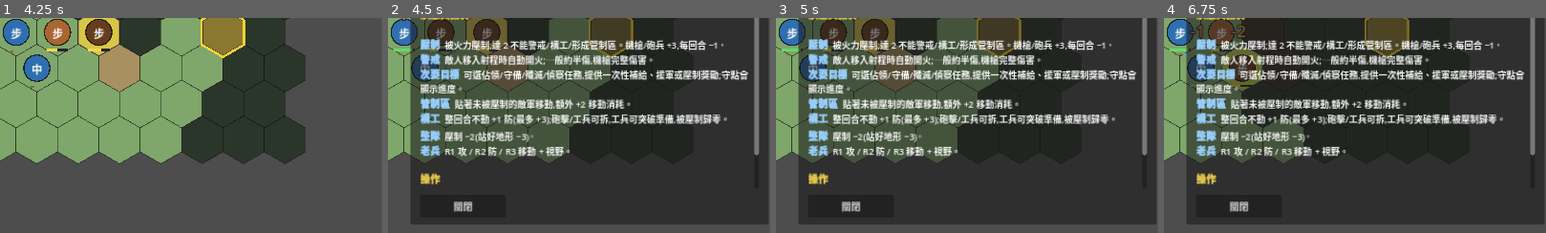
Above: before the commit, frames 1-4 (left to right).
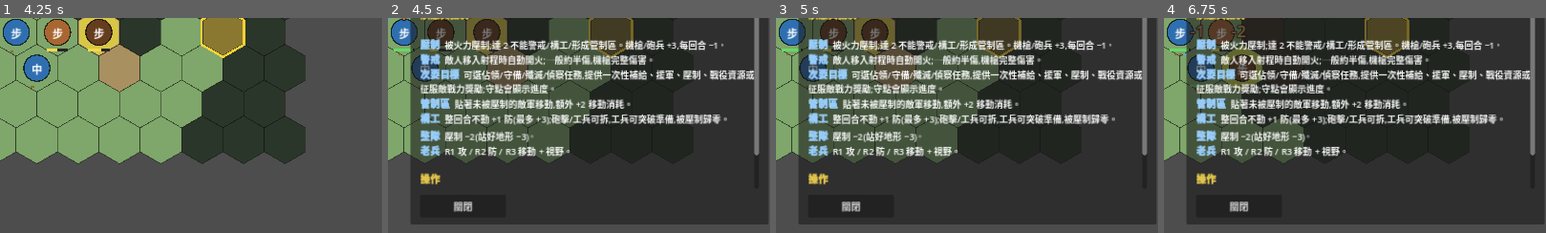
Above: after the commit, the same moments.

Repository: Fischer-Zhang/WorldWarII
Game: Godot game, scene res://scenes/main_menu.tscn
Two runs of this game, one before a commit and one after it. Both use one fixed random seed, a clock stepped at 60 frames per second and the inputs below.
Inputs:
- Up to frame 1 (4.25 s): click "戰役" at 0.5 s; click "教學戰役 0 (0/6) 從基礎操作到進階機制的短關卡序列…" at 1.25 s; click "開始選定作戰" at 2 s; click "開始戰鬥" at 2.75 s; click "結束 教學部隊 回合 (T1)" at 3.5 s
- Up to frame 2 (4.5 s): click "圖例 (H)" at 4.25 s
- Up to frame 3 (5 s): no input
- Up to frame 4 (6.75 s): click "關閉" at 5 s; click "結束 教學部隊 回合 (T2)" at 5.75 s; click "圖例 (H)" at 6.5 s
The pictures show only the part of the screen within x 24-74%, y 42-92%; the shares and areas given below are measured in that part.

Frame 1 is identical in both runs. In frame 2, 1.7% of the frame differs, in the area x 8-96%, y 24-36%; in frame 3, 1.7%; in frame 4, 1.7%.

Commit message:
Teach standoff and strategic objectives

Diff:
--- a/data/help.json
+++ b/data/help.json
@@ -26,7 +26,7 @@
     },
     {
       "term": "次要目標 (Secondary Objective)",
-      "body": "部分戰場會有不影響勝敗的次要目標。常見任務包含佔領指定格、守住指定格數回合、摧毀標記單位,或偵察指定格;完成後會取得一次性獎勵,例如經驗值、補給、援軍提前或壓制周邊敵軍。地圖與底部狀態列會顯示任務類型、未完成目標與守點進度。"
+      "body": "部分戰場會有不影響勝敗的次要目標。常見任務包含佔領指定格、守住指定格數回合、摧毀標記單位,或偵察指定格;完成後會取得一次性獎勵,例如經驗值、補給、援軍提前或壓制周邊敵軍。戰役/征服關卡的部分次要目標還會附帶戰略效果,例如戰役資源 +1 或敵戰力 -1;獎勵文字會和任務一起顯示。地圖與底部狀態列會顯示任務類型、未完成目標與守點進度。"
     },
     {
       "term": "管制區 (Zone of Control)",
@@ -46,7 +46,7 @@
     },
     {
       "term": "反裝甲 / 裝甲",
-      "body": "攻擊「裝甲 > 0」的目標(戰車)時,攻擊方改以 vs_armor 計算火力加成——反戰車砲(vs_armor 6)專剋戰車,步兵正面打戰車則很吃力。驅逐戰車射程 2,在 2 格外打裝甲會再加反裝甲,但貼身就只剩一般反裝甲。先用對的兵種處理裝甲,別讓戰車正面對轟。"
+      "body": "攻擊「裝甲 > 0」的目標(戰車)時,攻擊方改以 vs_armor 計算火力加成——反戰車砲(vs_armor 6)專剋戰車,步兵正面打戰車則很吃力。驅逐戰車射程 2,在 2 格外打裝甲會觸發伏擊反裝甲加成,但貼身就只剩一般反裝甲。先用對的兵種處理裝甲,別讓戰車正面對轟。"
     },
     {
       "term": "迷霧與視線",
@@ -91,7 +91,7 @@
     "status_short": [
       { "term": "壓制", "body": "被火力壓制;達 2 不能警戒/構工/形成管制區。機槍/砲兵 +3,每回合 −1。" },
       { "term": "警戒", "body": "敵人移入射程時自動開火;一般約半傷,機槍完整傷害。" },
-      { "term": "次要目標", "body": "可選佔領/守備/殲滅/偵察任務,提供一次性補給、援軍或壓制獎勵;守點會顯示進度。" },
+      { "term": "次要目標", "body": "可選佔領/守備/殲滅/偵察任務,提供一次性補給、援軍、壓制、戰役資源或征服敵戰力獎勵;守點會顯示進度。" },
       { "term": "管制區", "body": "貼著未被壓制的敵軍移動,額外 +2 移動消耗。" },
       { "term": "構工", "body": "整回合不動 +1 防(最多 +3);砲擊/工兵可拆,工兵可突破準備,被壓制歸零。" },
       { "term": "整隊", "body": "壓制 −2(站好地形 −3)。" },
--- a/data/scenarios/tut_04_armor_at_veteran_general.json
+++ b/data/scenarios/tut_04_armor_at_veteran_general.json
@@ -1,7 +1,7 @@
 {
   "id": "tut_04_armor_at_veteran_general",
   "title": "教學 04: 裝甲、反戰車、老兵與將領技能",
-  "briefing": "裝甲教學:戰車正面硬碰硬風險高,反戰車砲和驅逐戰車能有效處理裝甲。老兵與將領會改變單位數值,主動技能能在關鍵回合創造突破。\n\n任務:用反戰車砲攔住敵方中戰車,再讓帶將領的老兵中戰車發動技能完成反擊。\n\n測試機制:裝甲、反裝甲、老兵、將領技能。",
+  "briefing": "裝甲教學:戰車正面硬碰硬風險高,反戰車砲和驅逐戰車能有效處理裝甲。驅逐戰車要保持 2 格射距才有伏擊反裝甲加成,貼身射擊會失去優勢。老兵與將領會改變單位數值,主動技能能在關鍵回合創造突破。\n\n任務:用反戰車砲攔住敵方中戰車,讓 M10 在 2 格外伏擊裝甲,再讓帶將領的老兵中戰車發動技能完成反擊。\n\n測試機制:裝甲、反裝甲、伏擊反裝甲、老兵、將領技能。",
   "deployment_locked": true,
   "tutorial_mechanics": [
     "movement",
@@ -9,6 +9,7 @@
     "counterattack",
     "armor",
     "anti_armor",
+    "armor_standoff",
     "general_skill",
     "veteran"
   ],
@@ -42,7 +43,7 @@
   "units": [
     {"faction": "allies", "type": "at_gun", "name": "教學 AT", "at": [3, 2], "rank": 1, "xp": 3},
     {"faction": "allies", "type": "medium_tank", "name": "老兵 Sherman", "at": [2, 3], "general": "patton", "rank": 2, "xp": 6},
-    {"faction": "allies", "type": "tank_destroyer", "name": "M10 教學車", "at": [2, 4], "rank": 1, "xp": 2},
+    {"faction": "allies", "type": "tank_destroyer", "name": "M10 教學車", "at": [3, 4], "rank": 1, "xp": 2},
     {"faction": "axis", "type": "medium_tank", "name": "Pz.IV 目標", "at": [4, 2]},
     {"faction": "axis", "type": "heavy_tank", "name": "重裝甲目標", "at": [6, 3], "hp": 15},
     {"faction": "axis", "type": "infantry", "name": "伴隨步兵", "at": [6, 4], "hp": 7}
--- a/tests/test_help_content.gd
+++ b/tests/test_help_content.gd
@@ -26,7 +26,7 @@
 	var units: Dictionary = data_loader.units if data_loader else {}
 	var full := HelpContent.full_bbcode(terrains, units)
 	# Mechanics glossary + generated catalog tables must all be present.
-	for term in ["壓制", "警戒", "管制區", "構工", "突破準備", "整隊", "老兵", "城鎮", "步兵"]:
+	for term in ["壓制", "警戒", "管制區", "構工", "突破準備", "整隊", "老兵", "伏擊反裝甲", "敵戰力", "城鎮", "步兵"]:
 		if full.find(term) == -1:
 			printerr("FAIL: full help missing term %s" % term)
 			fail_count += 1
@@ -39,7 +39,7 @@
 		fail_count += 1
 	else:
 		pass_count += 1
-	for term in ["可移動範圍", "可攻擊目標", HelpContent.COLOR_MOVE]:
+	for term in ["可移動範圍", "可攻擊目標", "征服敵戰力", HelpContent.COLOR_MOVE]:
 		if legend.find(term) == -1:
 			printerr("FAIL: legend missing %s" % term)
 			fail_count += 1
--- a/tests/test_tutorial_scenarios.gd
+++ b/tests/test_tutorial_scenarios.gd
@@ -18,6 +18,7 @@
 	"spotting": true,
 	"armor": true,
 	"anti_armor": true,
+	"armor_standoff": true,
 	"engineer_bridge": true,
 	"engineer_breach": true,
 	"airdrop": true,
Not shown, changed: docs/progress/tutorial_probe.md
Not shown, changed: tools/tutorial_probe.py
Not shown, changed: tools/validate_data.py
